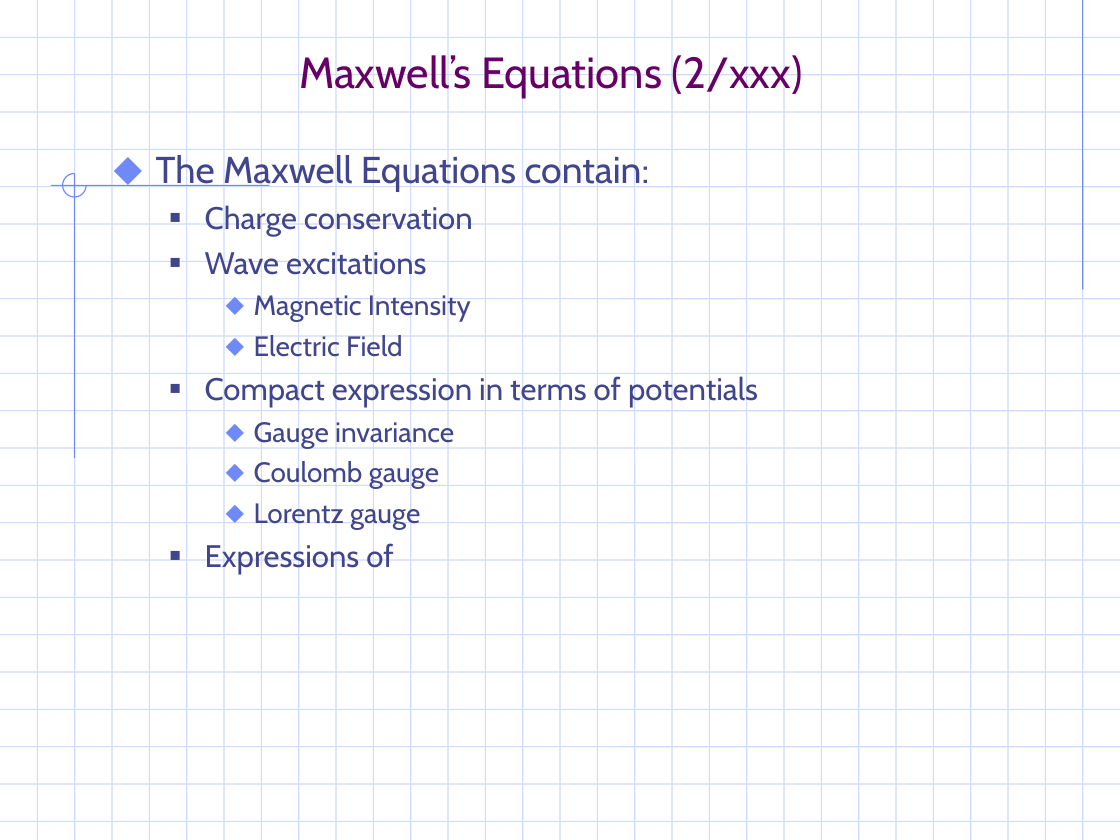
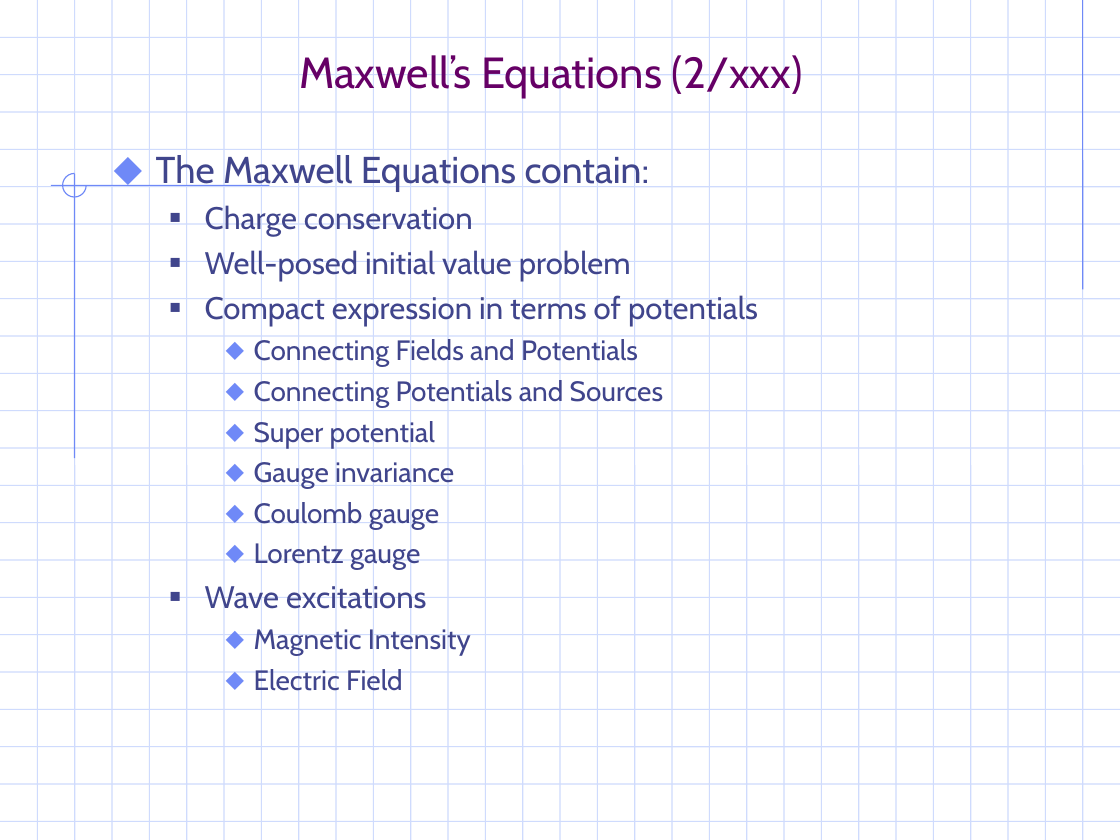
Before and after one commit to gravmath/Projects, a slide deck: slide 5 of PowerPoint/EM_notes.ppt. Drawn at 1120x840 pixels with LibreOffice and Linux fonts; fonts in the diff are those of the drawing; background and template pictures are left out. Boxes give left, top, right and bottom in pixels: in the first picture for what was removed or moved away, otherwise in the second. Text is boxed around its words. In the diff, an @@ line names an element or a change of style, - is before the commit and + after.

```diff
--- a/PowerPoint/EM_notes.ppt
+++ b/PowerPoint/EM_notes.ppt
@@ text at (x1=205, y1=247, x2=758, y2=570): paragraphs added @@
+  ■ Well-posed initial value problem
+  ■ Compact expression in terms of potentials
+    ⬥ Connecting Fields and Potentials
+    ⬥ Connecting Potentials and Sources
+    ⬥ Super potential
+    ⬥ Gauge invariance
+    ⬥ Coulomb gauge
+    ⬥ Lorentz gauge
@@ text at (x1=205, y1=374, x2=758, y2=575): paragraphs removed @@
-  ■ Compact expression in terms of potentials
-    ⬥ Gauge invariance
-    ⬥ Coulomb gauge
-    ⬥ Lorentz gauge
-  ■ Expressions of
```
Also in this commit, not shown: 7 other slides changed, 8 slides added, 11 other files.
